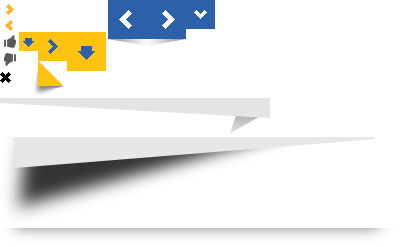
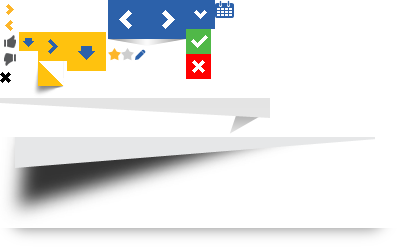
Before/after of a 400px x 247px layered artwork. What changed in the layer stack:
added layer "star_gray" above "star" over <box>121,48,134,61</box>
added layer "star" above "ok_cancel_btn" over <box>108,48,121,61</box>
added layer "ok_cancel_btn" above "Layer 48" over <box>186,29,211,79</box>
added layer "Layer 48" above "pencil" over <box>215,0,234,18</box>
added layer "pencil" above "Layer 44" over <box>135,49,146,60</box>
